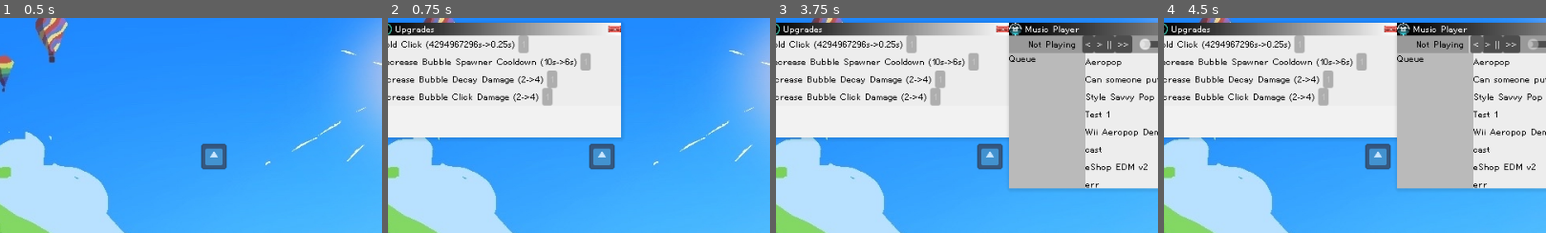
Above: before the commit, frames 1-4 (left to right).
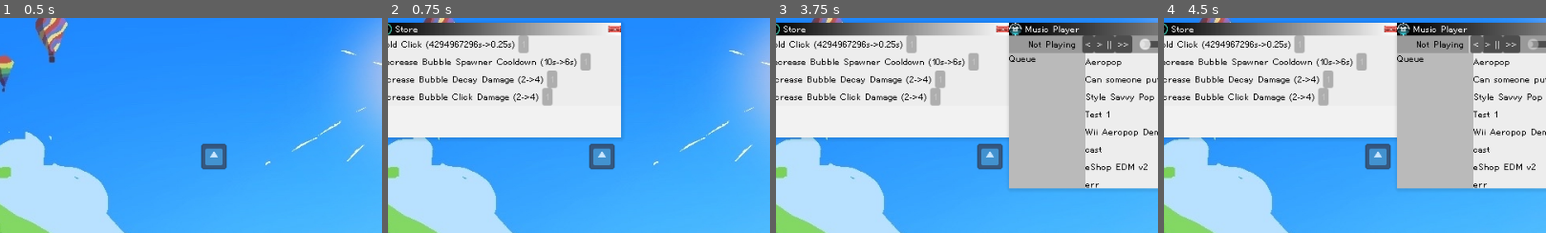
Above: after the commit, the same moments.

Repository: Kipuru/incremental-game
Game: Godot game, scene res://Game/Root/main_game.tscn
The game is run twice, just before and just after one commit, with the same random seed, the same clock (stepped at 60 frames per second) and the same inputs. The engine's default icon, where the game draws it, is replaced by a stand-in: a white triangle on a blue panel in a dark square.
Inputs (mouse positions are % of the whole screen's width and height, from its top left):
- Up to frame 1 (0.5 s): no input
- Up to frame 2 (0.75 s): click (44, 97) at 0.5 s
- Up to frame 3 (3.75 s): click (44, 97) at 1.25 s; click (44, 97) at 2 s; click (56, 97) at 2.75 s; click (50, 97) at 3.5 s
- Up to frame 4 (4.5 s): click "<" at 4.25 s
The pictures show only the part of the screen within x 22-72%, y 18-68%; the shares and areas given below are measured in that part.

Frame 1 is identical in both runs. In frame 2, 0.2% of the frame differs, in the area x 2-12%, y 3-8%; in frame 3, 0.2%; in frame 4, 0.2%.

Commit message:
Rename upgrade -> store

Diff:
--- a/Game/Root/main_game.tscn
+++ b/Game/Root/main_game.tscn
@@ -62,7 +62,7 @@
 wait_time = 0.25
 
 [node name="Taskbar" parent="Underlay" node_paths=PackedStringArray("upgrades_window", "music_window") instance=ExtResource("6_nqh8o")]
-upgrades_window = NodePath("../../Windows/UpgradesWindow")
+upgrades_window = NodePath("../../Windows/StoreWindow")
 music_window = NodePath("../../Windows/MusicPlayerWindow")
 
 [node name="Bubbles" type="Node2D" parent="."]
@@ -93,11 +93,11 @@
 
 [node name="Windows" type="Node2D" parent="."]
 
-[node name="UpgradesWindow" parent="Windows" instance=ExtResource("5_ruc4l")]
+[node name="StoreWindow" parent="Windows" instance=ExtResource("5_ruc4l")]
 visible = false
 position = Vector2(-280, -168)
 window_icon = "uid://dv0l1mpllt0un"
-title = "Upgrades"
+title = "Store"
 scene_to_load = "uid://b5xi2ilu6u1g6"
 initial_size = Vector2(304, 128)
 minimum_size = Vector2(304, 128)
--- a/Game/UI/Upgrade/upgrade_interface.gd
+++ b/Game/UI/Store/store_interface.gd
@@ -1,20 +1,20 @@
 extends PanelContainer
 
-const upgrade_item_scene: PackedScene = preload("uid://1vu12efbt1f1")
-@onready var container: Control = %UpgradeItems
+const store_item_scene: PackedScene = preload("uid://1vu12efbt1f1")
+@onready var container: Control = %StoreItems
 
 func _ready() -> void:
 	add_items()
 
-func create_upgrade_item() -> UpgradeItem:
-	var instance = upgrade_item_scene.instantiate()
-	assert(instance is UpgradeItem)
+func create_store_item() -> StoreItem:
+	var instance = store_item_scene.instantiate()
+	assert(instance is StoreItem)
 	return instance
 
 func add_items() -> void:
-	var item: UpgradeItem
+	var item: StoreItem
 
-	item = create_upgrade_item()
+	item = create_store_item()
 	item.upgrade_name = UpgradeLookup.hold_click_cooldown_name
 	item.unit = UpgradeLookup.hold_click_cooldown_unit
 	item.lookup_array = UpgradeLookup.hold_click_cooldown_lua
@@ -25,7 +25,7 @@
 	GameState.hold_click_cooldown_tier_updated.connect(item.on_tier_updated)
 	container.add_child(item)
 
-	item = create_upgrade_item()
+	item = create_store_item()
 	item.upgrade_name = UpgradeLookup.bubble_spawner_cooldown_name
 	item.unit = UpgradeLookup.bubble_spawner_cooldown_unit
 	item.lookup_array = UpgradeLookup.bubble_spawner_cooldown_lua
@@ -36,7 +36,7 @@
 	GameState.bubble_spawner_cooldown_tier_updated.connect(item.on_tier_updated)
 	container.add_child(item)
 
-	item = create_upgrade_item()
+	item = create_store_item()
 	item.upgrade_name = UpgradeLookup.bubble_decay_damage_name
 	item.unit = UpgradeLookup.bubble_decay_damage_unit
 	item.lookup_array = UpgradeLookup.bubble_decay_damage_lua
@@ -47,7 +47,7 @@
 	GameState.bubble_decay_damage_tier_updated.connect(item.on_tier_updated)
 	container.add_child(item)
 
-	item = create_upgrade_item()
+	item = create_store_item()
 	item.upgrade_name = UpgradeLookup.bubble_click_damage_name
 	item.unit = UpgradeLookup.bubble_click_damage_unit
 	item.lookup_array = UpgradeLookup.bubble_click_damage_lua
--- /dev/null
+++ b/Game/UI/Store/store_interface.tscn
@@ -0,0 +1,21 @@
+[gd_scene load_steps=4 format=3 uid="uid://b5xi2ilu6u1g6"]
+
+[ext_resource type="Theme" uid="uid://cypdfrldw1wws" path="res://Themes/music_interface_theme.tres" id="1_11m13"]
+[ext_resource type="Script" uid="uid://by7pv62rv5ixb" path="res://Game/UI/Store/store_interface.gd" id="2_l8eww"]
+
+[sub_resource type="StyleBoxFlat" id="StyleBoxFlat_t5fco"]
+bg_color = Color(0.95, 0.95, 0.95, 1)
+
+[node name="StoreInterface" type="PanelContainer"]
+anchors_preset = 15
+anchor_right = 1.0
+anchor_bottom = 1.0
+grow_horizontal = 2
+grow_vertical = 2
+theme = ExtResource("1_11m13")
+theme_override_styles/panel = SubResource("StyleBoxFlat_t5fco")
+script = ExtResource("2_l8eww")
+
+[node name="StoreItems" type="VBoxContainer" parent="."]
+unique_name_in_owner = true
+layout_mode = 2
--- a/Game/UI/Upgrade/upgrade_item.gd
+++ b/Game/UI/Store/store_item.gd
@@ -1,4 +1,4 @@
-class_name UpgradeItem extends PanelContainer
+class_name StoreItem extends PanelContainer
 
 const MAX_TEXT = "MAX"
 
--- a/Game/UI/Upgrade/upgrade_item.tscn
+++ b/Game/UI/Store/store_item.tscn
@@ -1,12 +1,12 @@
 [gd_scene load_steps=4 format=3 uid="uid://1vu12efbt1f1"]
 
 [ext_resource type="Theme" uid="uid://cypdfrldw1wws" path="res://Themes/music_interface_theme.tres" id="1_jxyi2"]
-[ext_resource type="Script" uid="uid://b4ewdkq3snl35" path="res://Game/UI/Upgrade/upgrade_item.gd" id="2_bo3q1"]
+[ext_resource type="Script" uid="uid://b4ewdkq3snl35" path="res://Game/UI/Store/store_item.gd" id="2_bo3q1"]
 
 [sub_resource type="StyleBoxFlat" id="StyleBoxFlat_4difg"]
 bg_color = Color(0.93, 0.93, 0.93, 1)
 
-[node name="UpgradeItem" type="PanelContainer" node_paths=PackedStringArray("_name_label", "_buy_button")]
+[node name="StoreItem" type="PanelContainer" node_paths=PackedStringArray("_name_label", "_buy_button")]
 offset_right = 45.0
 offset_bottom = 22.0
 theme = ExtResource("1_jxyi2")
--- a/Game/UI/Upgrade/upgrade_interface.tscn
+++ /dev/null
@@ -1,21 +0,0 @@
-[gd_scene load_steps=4 format=3 uid="uid://b5xi2ilu6u1g6"]
-
-[ext_resource type="Theme" uid="uid://cypdfrldw1wws" path="res://Themes/music_interface_theme.tres" id="1_iwe4s"]
-[ext_resource type="Script" uid="uid://by7pv62rv5ixb" path="res://Game/UI/Upgrade/upgrade_interface.gd" id="2_t5fco"]
-
-[sub_resource type="StyleBoxFlat" id="StyleBoxFlat_t5fco"]
-bg_color = Color(0.95, 0.95, 0.95, 1)
-
-[node name="UpgradeInterface" type="PanelContainer"]
-anchors_preset = 15
-anchor_right = 1.0
-anchor_bottom = 1.0
-grow_horizontal = 2
-grow_vertical = 2
-theme = ExtResource("1_iwe4s")
-theme_override_styles/panel = SubResource("StyleBoxFlat_t5fco")
-script = ExtResource("2_t5fco")
-
-[node name="UpgradeItems" type="VBoxContainer" parent="."]
-unique_name_in_owner = true
-layout_mode = 2
Renamed: Game/UI/Upgrade/upgrade_interface.gd.uid -> Game/UI/Store/store_interface.gd.uid
Renamed: Game/UI/Upgrade/upgrade_item.gd.uid -> Game/UI/Store/store_item.gd.uid
